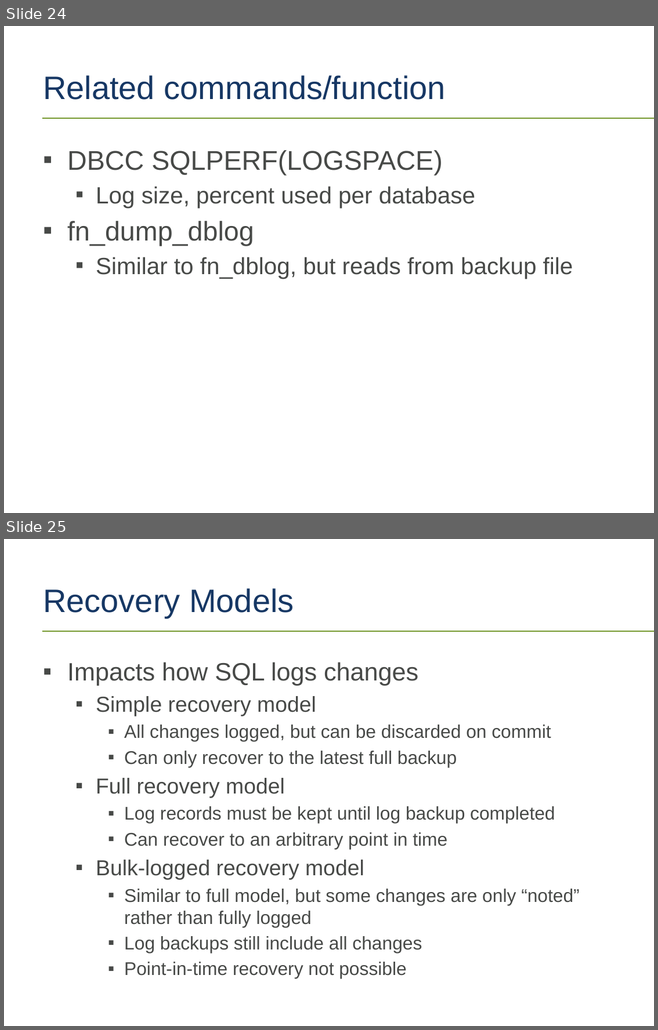
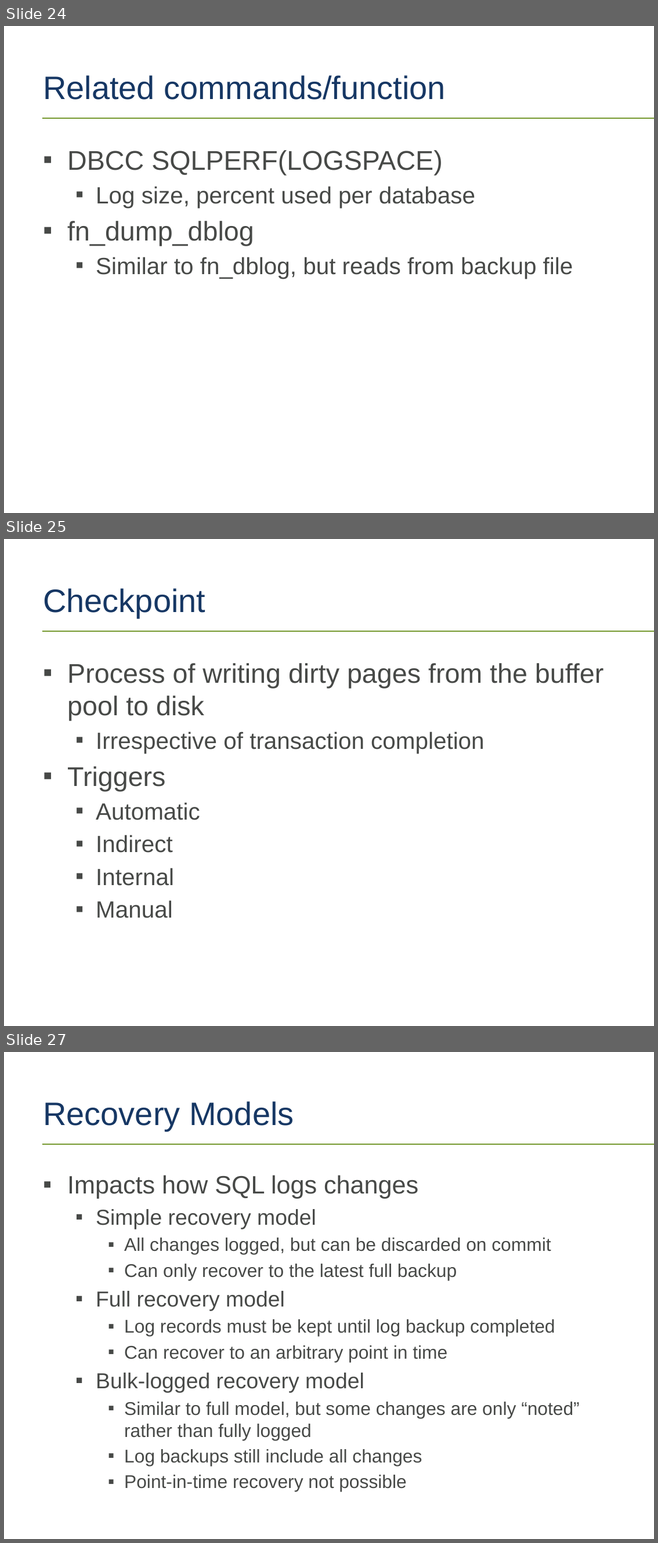
Before and after one commit to tf3604/LogFilePresentation, a slide deck: TransactionLog.pptx. Shown one above the other, each under a label of ours: slides 24 and 25 before the commit, slides 24, 25 and 27 after it; the slides between them are not shown. The pictures are 658x1030 and 658x1543 pixels, drawn with LibreOffice and Linux fonts; fonts in the diff are those of the drawing; background and template pictures are left out. Boxes give left, top, right and bottom in pixels: in the first picture for what was removed or moved away, otherwise in the second. Text is boxed around its words. In the diff, an @@ line names an element or a change of style, - is before the commit and + after.

Commit message:
Checkpoints, flushing the log, clearing the log.

```diff
--- a/TransactionLog.pptx
+++ b/TransactionLog.pptx
@@ slide 25 added at (4,539,654,1026), background #FFFFFF; not listed: 1 template element that a slide beside it also shows @@
@@ title added at (43,588,205,617), 36 pt, text #163764 @@
+Checkpoint
@@ text added at (67,663,603,918), 26 pt, text #474947 @@
+▪ Process of writing dirty pages from the buffer pool to disk
+  ▪ Irrespective of transaction completion
+▪ Triggers
+  ▪ Automatic
+  ▪ Indirect
+  ▪ Internal
+  ▪ Manual
@@ what was slide 25 is now slide 27 @@
```
Also in this commit, not shown: 2 other slides added.
